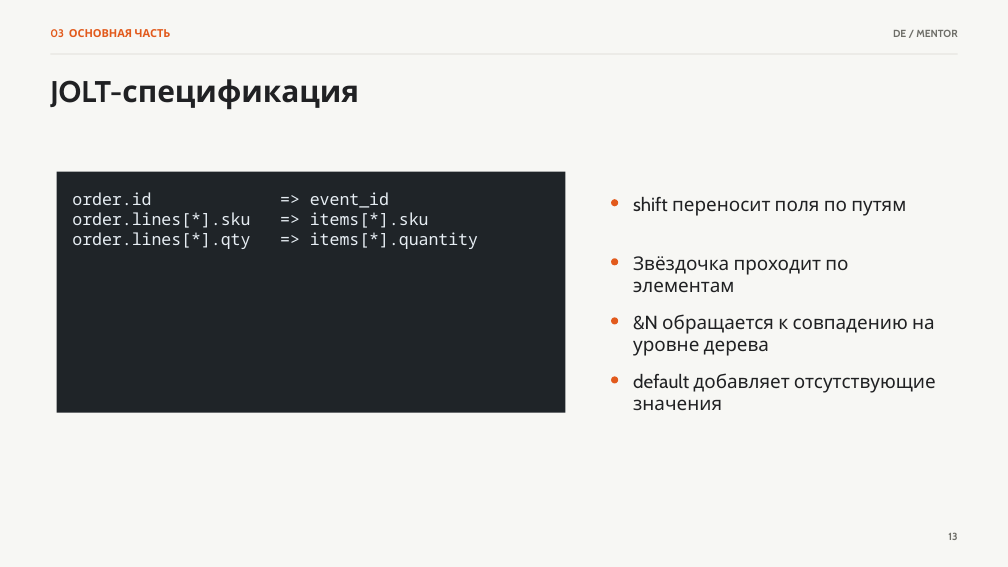
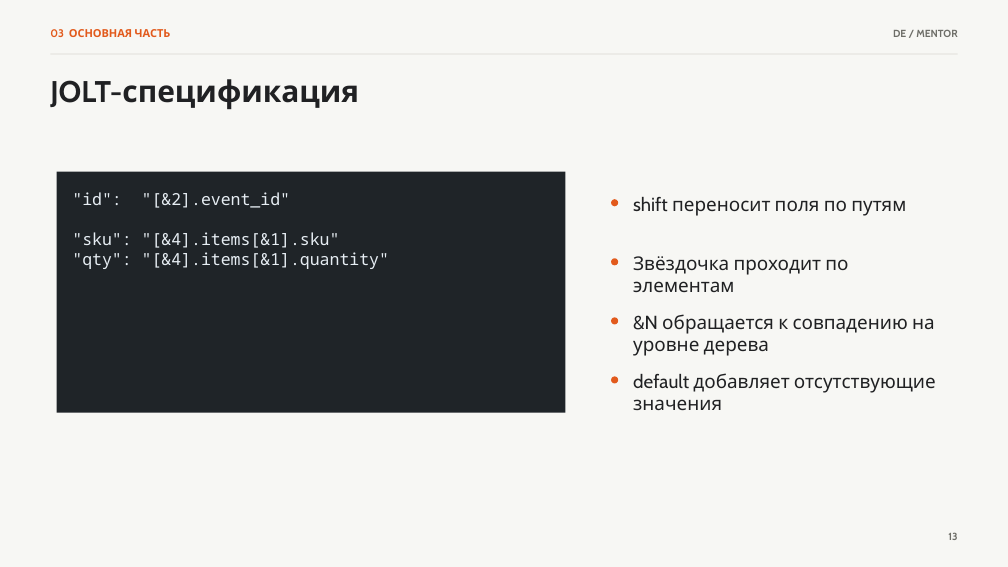
Before and after one commit to PaulKov/de-mentor, a slide deck: slide 13 of lessons/lesson-07-nifi/artifacts/apache-nifi-course.pptx. Drawn at 1008x567 pixels with LibreOffice and Linux fonts; fonts in the diff are those of the drawing. Boxes give left, top, right and bottom in pixels: in the first picture for what was removed or moved away, otherwise in the second. Text is boxed around its words. In the diff, an @@ line names an element or a change of style, - is before the commit and + after.

```diff
--- a/lessons/lesson-07-nifi/artifacts/apache-nifi-course.pptx
+++ b/lessons/lesson-07-nifi/artifacts/apache-nifi-course.pptx
@@ text in rectangle at (72,192,389,269): text changed @@
-order.id => event_id
-order.lines[*].sku => items[*].sku
-order.lines[*].qty => items[*].quantity
+"id": "[&2].event_id"
+"sku": "[&4].items[&1].sku"
+"qty": "[&4].items[&1].quantity"
```
Also in this commit, not shown: 1 other slide changed, 38 other files.
